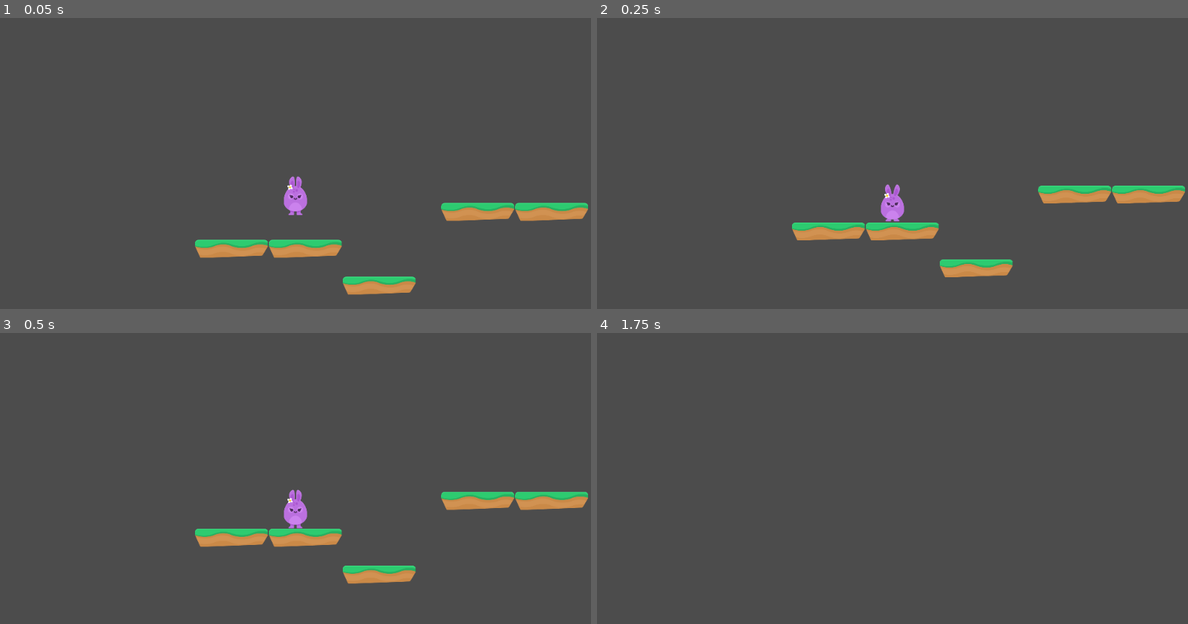
Above: before the commit, frames 1-4 (two rows, left to right).
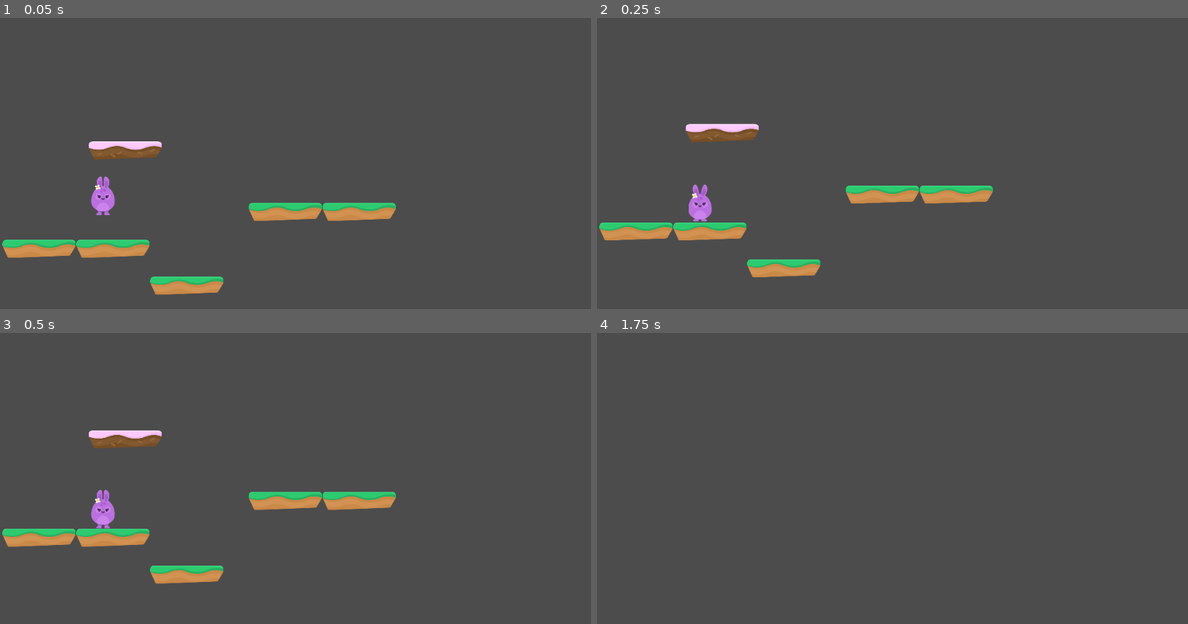
Above: after the commit, the same moments.

Repository: jruizluque/Godot2D_HoppyDays_3.1
Game: Godot game, scene res://Levels/Level1.tscn
The game is run twice, just before and just after one commit, with the same random seed, the same clock (stepped at 60 frames per second) and the same inputs.
Inputs:
- Up to frame 1 (0.05 s): no input
- Up to frame 2 (0.25 s): no input
- Up to frame 3 (0.5 s): no input
- Up to frame 4 (1.75 s): hold D (right) from 0.53 s (still down); tap W (jump) at 0.77, 1.52 s

The runs differ from the first frame. In frame 1, 8.4% of the frame differs, in the area x 0-100%, y 42-96%; in frame 2, 8.2%; in frame 3, 8.3%; in frame 4, nothing differs.

Commit message:
is_on_ceiling()

Diff:
--- a/Levels/Level1.tscn
+++ b/Levels/Level1.tscn
@@ -12,4 +12,4 @@
 tile_set = ExtResource( 2 )
 collision_layer = 2
 format = 1
-tile_data = PoolIntArray( 262164, 2, 0, 262170, 2, 0, 458752, 2, 0, 458758, 2, 0, 655372, 2, 0 )
+tile_data = PoolIntArray( -65529, 0, 0, 262164, 2, 0, 262170, 2, 0, 458752, 2, 0, 458758, 2, 0, 655372, 2, 0 )
--- a/Player/Player.gd
+++ b/Player/Player.gd
@@ -20,6 +20,8 @@
 func apply_gravity():
 	if is_on_floor():
 		motion.y = 0
+	elif is_on_ceiling():
+		motion.y = 1
 	else:
 		motion.y += GRAVITY
 
--- a/Player/Player.tscn
+++ b/Player/Player.tscn
@@ -22,8 +22,10 @@
 [node name="PlayerAnimation" parent="." instance=ExtResource( 2 )]
 
 [node name="Camera2D" type="Camera2D" parent="."]
+position = Vector2( 1000, 0 )
 current = true
 zoom = Vector2( 3, 3 )
+limit_smoothed = true
 drag_margin_h_enabled = false
 drag_margin_v_enabled = false
 smoothing_enabled = true
